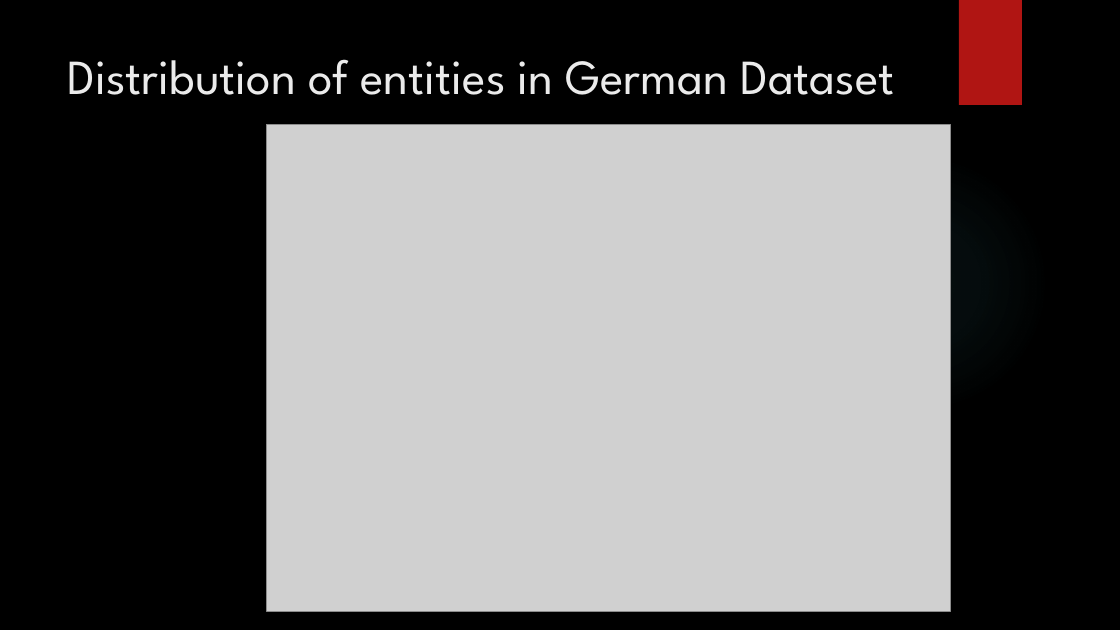
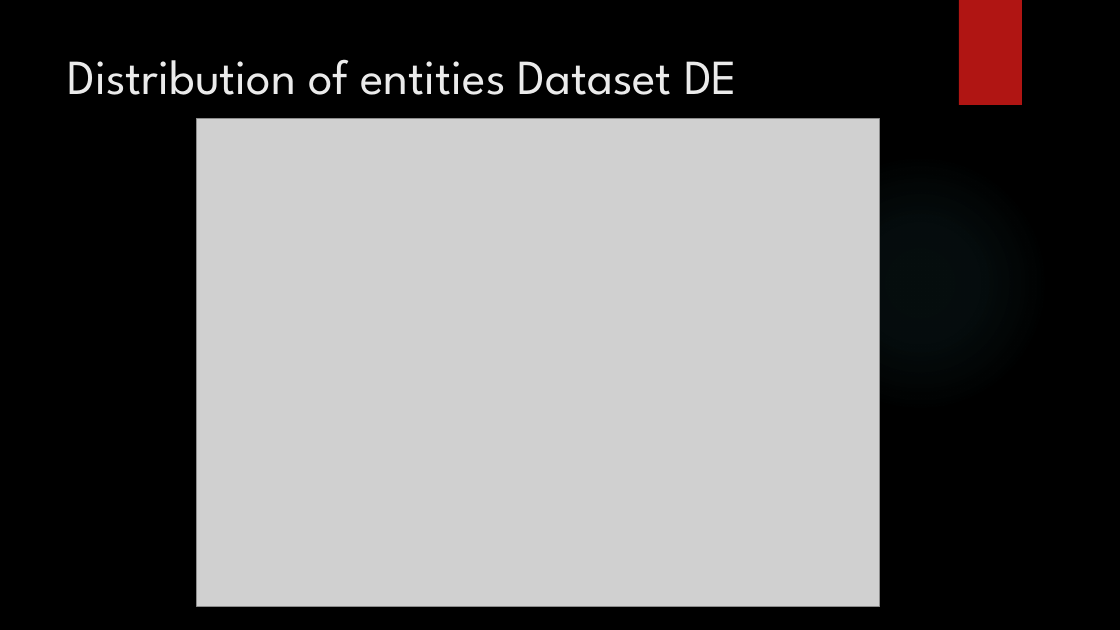
Before and after one commit to Beabir/TaskModule4_MNER, a slide deck: slide 15 of CAS NLP Module 4_jd_bb.pptx. Drawn at 1120x630 pixels with LibreOffice and Linux fonts; fonts in the diff are those of the drawing; grey boxes stand for pictures; background and template pictures are left out. Boxes give left, top, right and bottom in pixels: in the first picture for what was removed or moved away, otherwise in the second. Text is boxed around its words. In the diff, an @@ line names an element or a change of style, - is before the commit and + after.

```diff
--- a/CAS NLP Module 4_jd_bb.pptx
+++ b/CAS NLP Module 4_jd_bb.pptx
@@ title at (68,59,737,95): text changed @@
-Distribution of entities in German Dataset
+Distribution of entities Dataset DE
@@ picture: place and size @@
-picture at (267,124,950,613)
+picture at (197,118,880,607)
```
Also in this commit, not shown: 9 other slides changed, 2 slides added, 1 other file.
